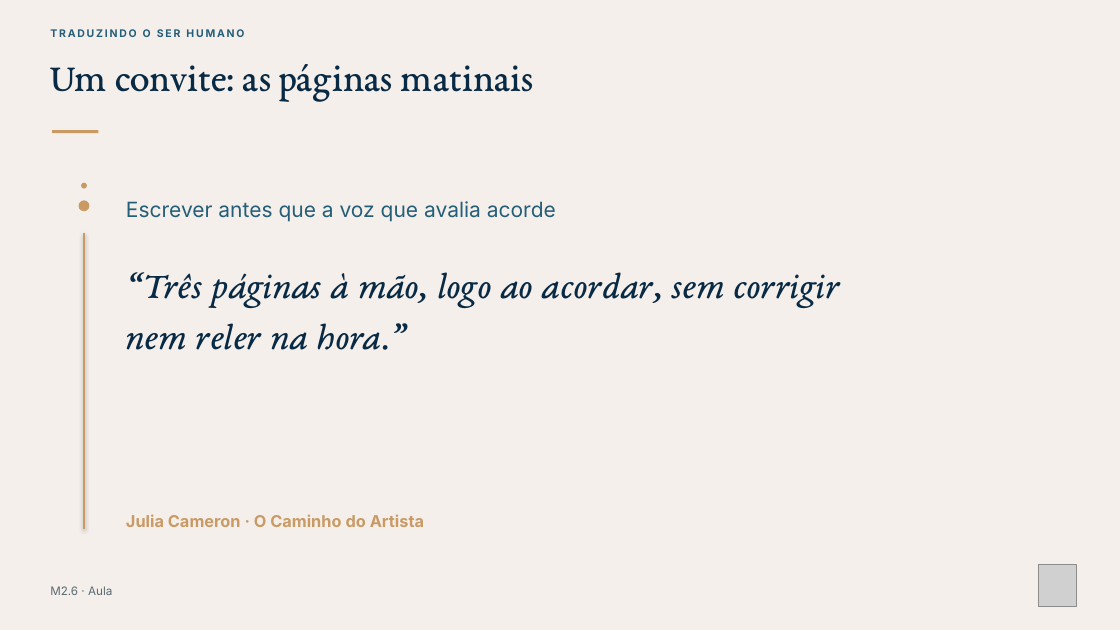
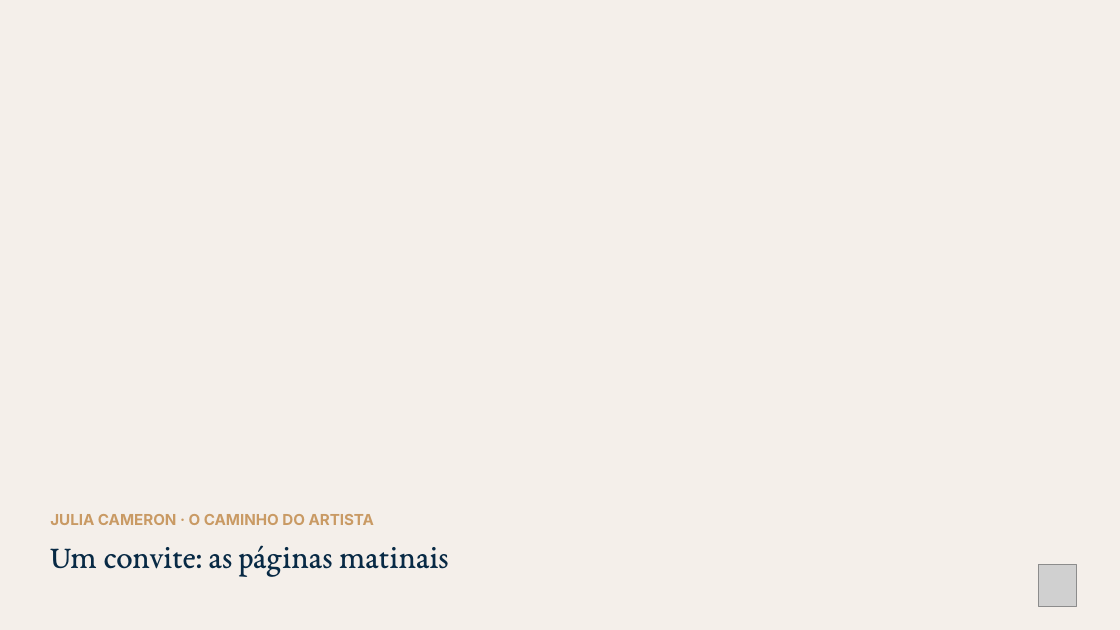
Before and after one commit to fabianodeliberalli/base-cognitiva-vault, a slide deck: slide 6 of 70 - Produções/Cursos/Curso - Nome Provisório/Materiais/Módulo 2/Slides de gravação 29-11/TSH · M2.6 · Como construir e revisar uma Tradução provisória.pptx. Drawn at 1120x630 pixels with LibreOffice and Linux fonts; fonts in the diff are those of the drawing; grey boxes stand for pictures; background and template pictures are left out. Boxes give left, top, right and bottom in pixels: in the first picture for what was removed or moved away, otherwise in the second. Text is boxed around its words. In the diff, an @@ line names an element or a change of style, - is before the commit and + after.

```diff
--- a/70 - Produções/Cursos/Curso - Nome Provisório/Materiais/Módulo 2/Slides de gravação 29-11/TSH · M2.6 · Como construir e revisar uma Tradução provisória.pptx
+++ b/70 - Produções/Cursos/Curso - Nome Provisório/Materiais/Módulo 2/Slides de gravação 29-11/TSH · M2.6 · Como construir e revisar uma Tradução provisória.pptx
@@ text removed at (x1=50, y1=29, x2=244, y2=37) @@
-TRADUZINDO O SER HUMANO
@@ rectangle removed at (x1=52, y1=130, x2=98, y2=134) @@
@@ ellipse removed at (x1=79, y1=200, x2=90, y2=211) @@
@@ ellipse removed at (x1=81, y1=182, x2=87, y2=188) @@
@@ text removed at (x1=126, y1=201, x2=556, y2=222) @@
-Escrever antes que a voz que avalia acorde
@@ line removed from (84, 233) to (84, 529) @@
@@ text removed at (x1=126, y1=272, x2=840, y2=350) @@
-“Três páginas à mão, logo ao acordar, sem corrigir nem reler na hora.”
@@ text at (x1=50, y1=514, x2=374, y2=525): text changed; size 14 to 13 pt @@
-Julia Cameron · O Caminho do Artista
+JULIA CAMERON · O CAMINHO DO ARTISTA
@@ text "Um convite: as páginas matinais" moved from (x1=50, y1=64, x2=534, y2=101) to (x1=50, y1=545, x2=448, y2=576) @@
@@ text "Um convite: as páginas matinais" at (x1=50, y1=545, x2=448, y2=576): size 34 to 28 pt; more space between paragraphs @@
@@ text removed at (x1=50, y1=586, x2=112, y2=595) @@
-M2.6 · Aula
```
Also in this commit, not shown: 1 slide added, 1 slide removed, 23 other files.
